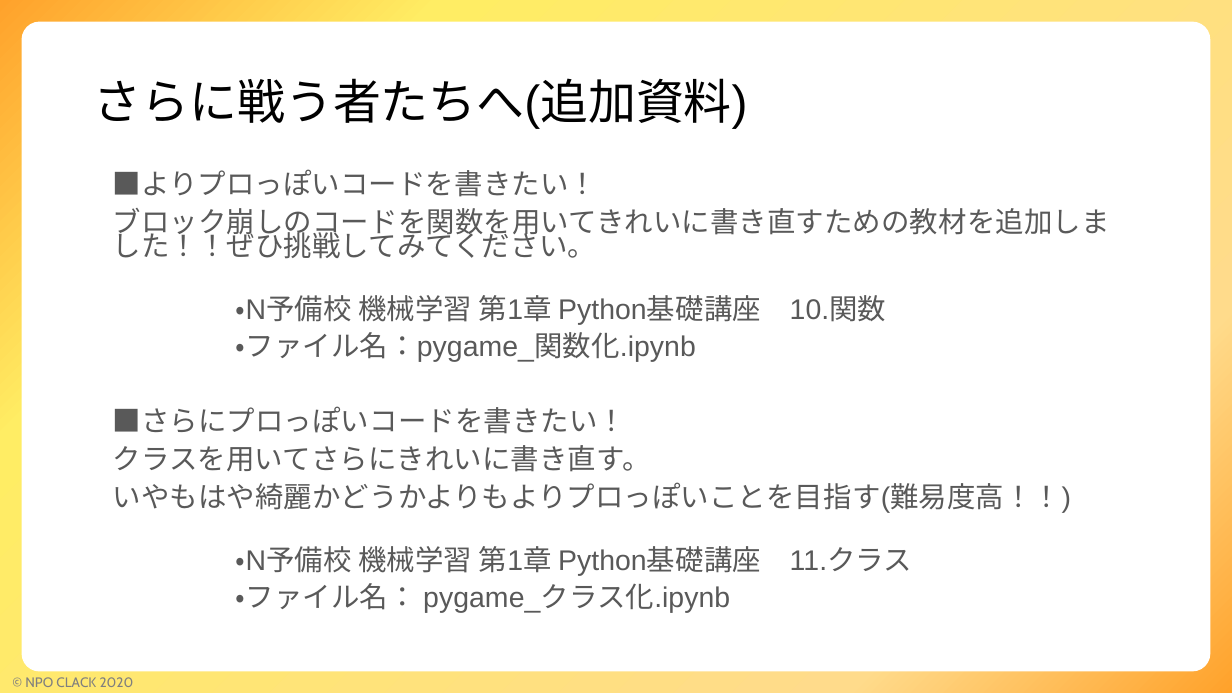
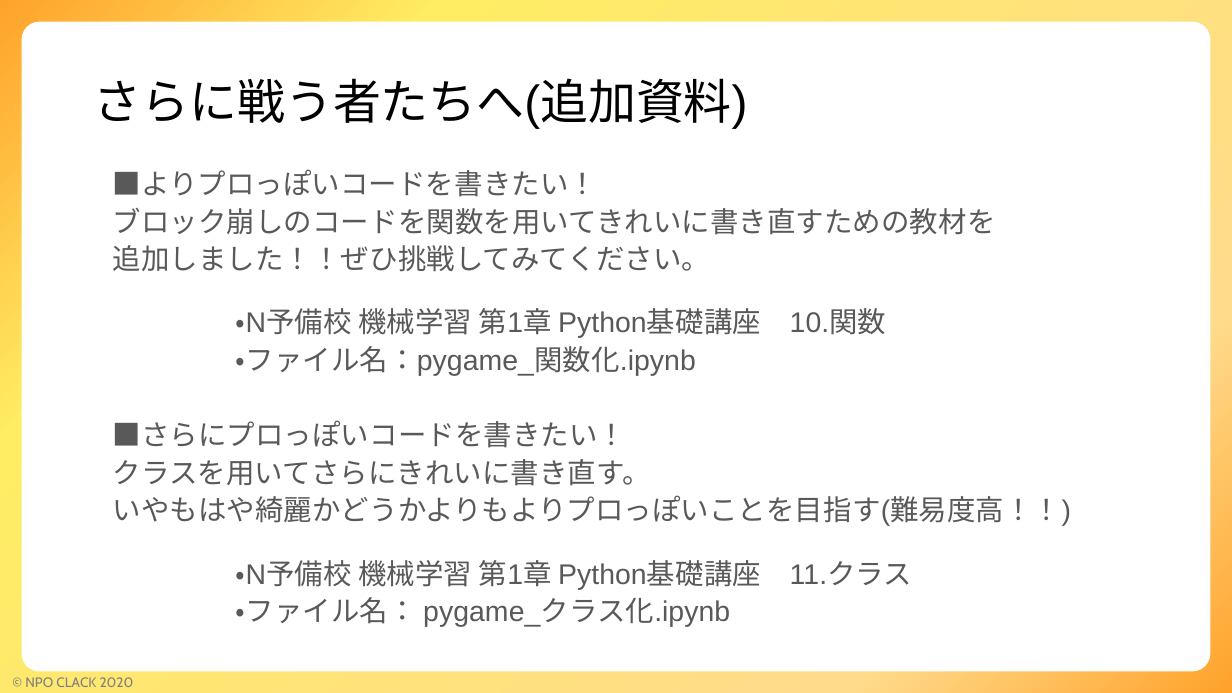
Before and after one commit to npo-clack/pygame, a slide deck: slide 12 of ゲームコース説明.pptx. Drawn at 1232x693 pixels with LibreOffice and Linux fonts; fonts in the diff are those of the drawing; background and template pictures are left out. Boxes give left, top, right and bottom in pixels: in the first picture for what was removed or moved away, otherwise in the second. Text is boxed around its words. In the diff, an @@ line names an element or a change of style, - is before the commit and + after.

Commit message:
コース資料に追加分を反映

```diff
--- a/ゲームコース説明.pptx
+++ b/ゲームコース説明.pptx
@@ text at [113,208,996,272]: text changed @@
-ブロック崩しのコードを関数を用いてきれいに書き直すための教材を追加しました！！ぜひ挑戦してみてください。
+ブロック崩しのコードを関数を用いてきれいに書き直すための教材を
+追加しました！！ぜひ挑戦してみてください。
```
Also in this commit, not shown: 2 other slides changed, 6 slides added.
